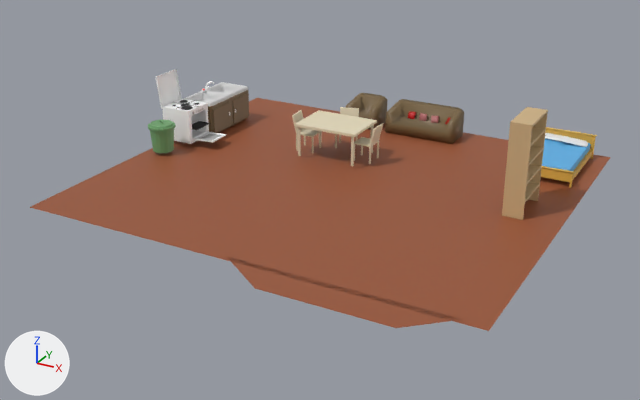
One commit to the Blender file Asset/Models/Title/HouseObject/houseObject.blend: the scene before it, then after it.
Both versions are drawn from a camera (50 mm lens) standing at (9.85, -22.61, 10.29) and looking at (-0.36, -4.06, 1.02). Lighting does not change. The marker at lower left points along +X, +Y and +Z.
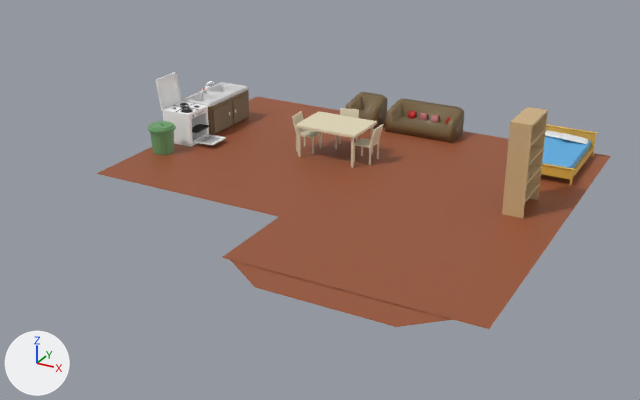
The newer file is also turned or shifted as a whole; pictures and numbers use the older file's frame.

Location of each change, [x1, y1, x2, y2] in pixels of the pictures (640 x 400 px):
'平面.001', reshaped (11% narrower)
    before: [30, 98, 611, 331]
    after: [96, 97, 611, 329]
'平面', moved
    before: [226, 256, 460, 328]
    after: [231, 260, 453, 327]
'Cylinder.017', moved
    before: [155, 69, 226, 144]
    after: [156, 72, 226, 147]
'Cube.018', moved
    before: [295, 110, 377, 167]
    after: [295, 111, 377, 168]
'Cube.001', moved
    before: [542, 139, 591, 171]
    after: [542, 136, 591, 168]
'Cube', moved
    before: [541, 127, 597, 188]
    after: [541, 124, 597, 185]
'Poubelle', moved
    before: [148, 119, 176, 153]
    after: [148, 121, 176, 155]
'Cube.019', moved
    before: [354, 123, 384, 164]
    after: [354, 124, 384, 165]
'Cube.021', moved
    before: [292, 110, 321, 153]
    after: [292, 111, 321, 154]
'Simple Queensize Bed', moved
    before: [545, 133, 588, 147]
    after: [545, 130, 589, 144]

The change, as a diff of the scene's bpy script:
```diff
--- a/Asset/Models/Title/HouseObject/houseObject.blend.py
+++ b/Asset/Models/Title/HouseObject/houseObject.blend.py
@@ me_平面_001 @@
 me_平面_001.from_pydata(...)  # 4 vertices, 1 face; spans x 0.0..2.0, y 0.0..2.0, z 0.0
 # used by ob_平面_001; location = (-6.33, -8.31, 1.19); scale = (6.0, 5.3, 1.0)
 # verts and faces of me_平面_001; kept vertices keep their numbers, new ones are numbered from 4
 # before: 0 (0.0, 0.0, 0.0) at pixel (29, 207), 1 (2.0, 0.0, 0.0) at pixel (488, 331), 2 (0.0, 2.0, 0.0) at pixel (257, 97), 3 (2.0, 2.0, 0.0) at pixel (610, 157)
+# me_平面_001 part 1
+delete_vertices([*range(0, 4)])  # with the faces that use them
+verts[4] = (0.97, 0.46, 0.04)  # pixel (279, 216)
+verts[5] = (0.97, 0.46, 0.04)  # pixel (279, 216)
+verts[6] = (0.0, 0.46, 0.04)  # pixel (95, 173)
+for new, old in zip([7, 8, 9], [4, 5, 6]): verts[new] = verts[old] + (0.0, 0.01, 0.0)
+verts[10] = (2.0, 0.0, 0.04)  # pixel (489, 329)
+verts[11] = (0.0, 2.0, 0.04)  # pixel (256, 96)
+verts[12] = (2.0, 2.0, 0.04)  # pixel (610, 155)
+verts[13] = (0.97, 0.0, 0.04)  # pixel (221, 257)
+verts[14] = (0.97, 0.46, 0.04)  # pixel (279, 216)
+faces += [(4, 14, 13, 10, 12, 11, 9, 8, 7), (4, 7, 8, 5), (5, 8, 9, 6)]
 me_平面_001.materials.append(mat_brown)
@@ ob_平面 @@
 ob_平面 = bpy.data.objects.new('平面', me_平面)
-ob_平面.location = (0.86, -9.07, 1.19)
+ob_平面.location = (0.86, -9.07, 1.22)
 ob_平面.scale = (1.61, 0.365, 1.0)
@@ ob_simple_queensize_bed @@
 ob_simple_queensize_bed = bpy.data.objects.new('Simple Queensize Bed', me_cube_002)
-ob_simple_queensize_bed.location = (4.21, 1.69, 1.72)
+ob_simple_queensize_bed.location = (4.21, 1.69, 1.8)
 ob_simple_queensize_bed.rotation_euler = (0.0, 0.077, -1.643)  # degrees (0, 4.4, -94)
@@ ob_poubelle @@
 ob_poubelle = bpy.data.objects.new('Poubelle', me_cylinder_214)
-ob_poubelle.location = (-11.36, -4.84, 2.17)
+ob_poubelle.location = (-11.36, -4.84, 2.12)
 ob_poubelle.rotation_euler = (1.571, 0.0, 1.571)  # degrees (90, 0, 90)
@@ ob_cylinder_017 @@
 ob_cylinder_017 = bpy.data.objects.new('Cylinder.017', me_cylinder_029)
-ob_cylinder_017.location = (0.09, -2.12, 2.17)
+ob_cylinder_017.location = (0.09, -2.12, 2.08)
 ob_cylinder_017.rotation_euler = (1.571, 0.0, -1.571)  # degrees (90, 0, -90)
@@ ob_cube_021 @@
 ob_cube_021 = bpy.data.objects.new('Cube.021', me_cube_024)
-ob_cube_021.location = (-3.7, 0.39, 2.17)
+ob_cube_021.location = (-3.7, 0.39, 2.14)
 ob_cube_021.rotation_euler = (1.571, 0.0, 1.571)  # degrees (90, 0, 90)
@@ ob_cube_019 @@
 ob_cube_019 = bpy.data.objects.new('Cube.019', me_cube_022)
-ob_cube_019.location = (-3.7, 0.39, 2.17)
+ob_cube_019.location = (-3.7, 0.39, 2.14)
 ob_cube_019.rotation_euler = (1.571, 0.0, 1.571)  # degrees (90, 0, 90)
@@ ob_cube_018 @@
 ob_cube_018 = bpy.data.objects.new('Cube.018', me_cube_021)
-ob_cube_018.location = (-3.7, 0.39, 2.17)
+ob_cube_018.location = (-3.7, 0.39, 2.14)
 ob_cube_018.rotation_euler = (1.571, 0.0, 1.571)  # degrees (90, 0, 90)
@@ ob_cube_001 @@
 ob_cube_001 = bpy.data.objects.new('Cube.001', me_cube_001)
-ob_cube_001.location = (4.44, 0.72, 1.56)
+ob_cube_001.location = (4.44, 0.72, 1.64)
 ob_cube_001.rotation_euler = (0.0, 0.0, -1.571)  # degrees (0, 0, -90)
@@ ob_cube @@
 ob_cube = bpy.data.objects.new('Cube', me_cube_003)
-ob_cube.location = (4.45, 1.91, 1.56)
+ob_cube.location = (4.45, 1.91, 1.64)
 ob_cube.rotation_euler = (0.0, 0.0, -1.571)  # degrees (0, 0, -90)
```
